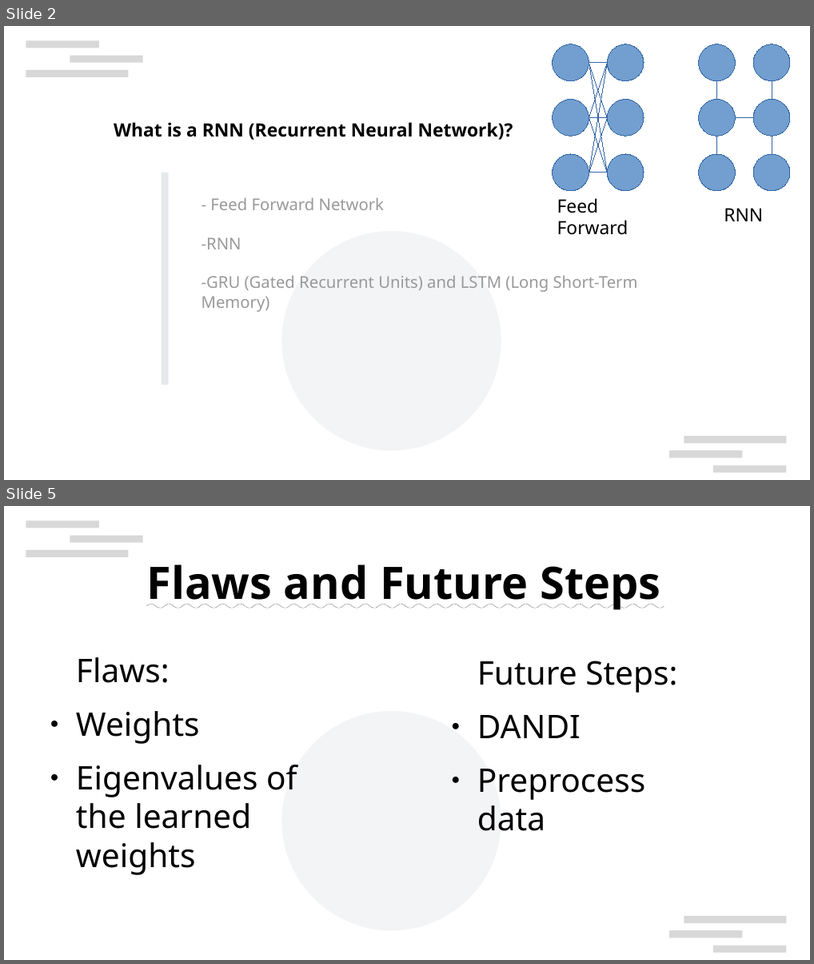
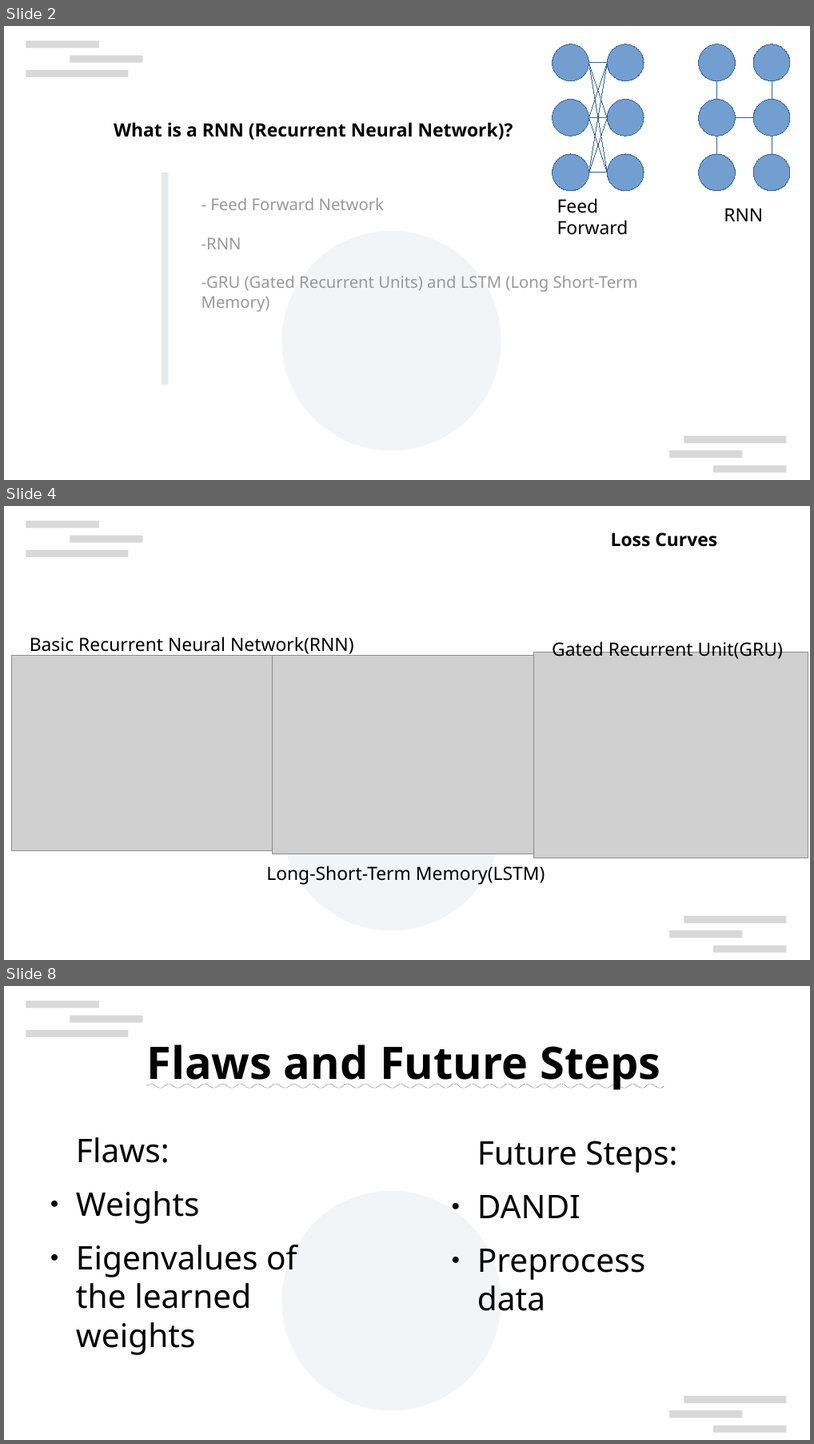
Before and after one commit to ItsAMeMario8/MotorTimingRNN, a slide deck: Modeling_RNN_Motor_Timing.odp. Shown one above the other, each under a label of ours: slides 2 and 5 before the commit, slides 2, 4 and 8 after it; the slides between them are not shown. The pictures are 814x964 and 814x1444 pixels, drawn with LibreOffice and Linux fonts; fonts in the diff are those of the drawing; grey boxes stand for pictures; background and template pictures are left out. Boxes give left, top, right and bottom in pixels: in the first picture for what was removed or moved away, otherwise in the second. Text is boxed around its words. In the diff, an @@ line names an element or a change of style, - is before the commit and + after.

```diff
--- a/Modeling_RNN_Motor_Timing.odp
+++ b/Modeling_RNN_Motor_Timing.odp
@@ slide 4 added at [4,506,810,960], background #FFFFFF; not listed: 7 template elements that a slide beside it also shows @@
@@ text added at [611,532,718,547], 18 pt, text #000000, bold @@
+Loss Curves
@@ rectangle added at [22,630,362,662], fill #FFFFFF, outline #FFFFFF 0 pt @@
@@ text added at [30,636,354,656], 18 pt, text #000000 @@
+Basic Recurrent Neural Network(RNN)
@@ text added at [552,639,783,659], 18 pt, text #000000 @@
+Gated Recurrent Unit(GRU)
@@ picture added at [11,656,273,851] @@
@@ picture added at [273,656,537,853] @@
@@ picture added at [534,652,809,858] @@
@@ text added at [266,865,546,884], 18 pt, text #000000 @@
+Long-Short-Term Memory(LSTM)
@@ what was slide 5 is now slide 8 @@
```
Also in this commit, not shown: 1 slide changed, 3 other slides added, 1 slide removed.
